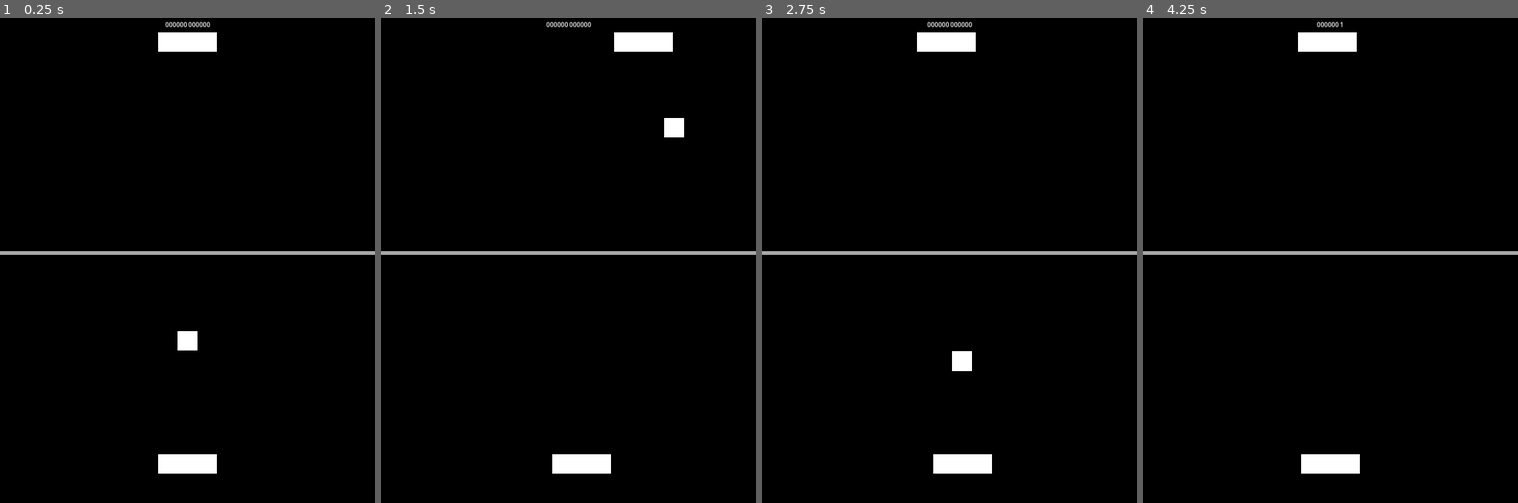
Above: before the commit, frames 1-4 (left to right).
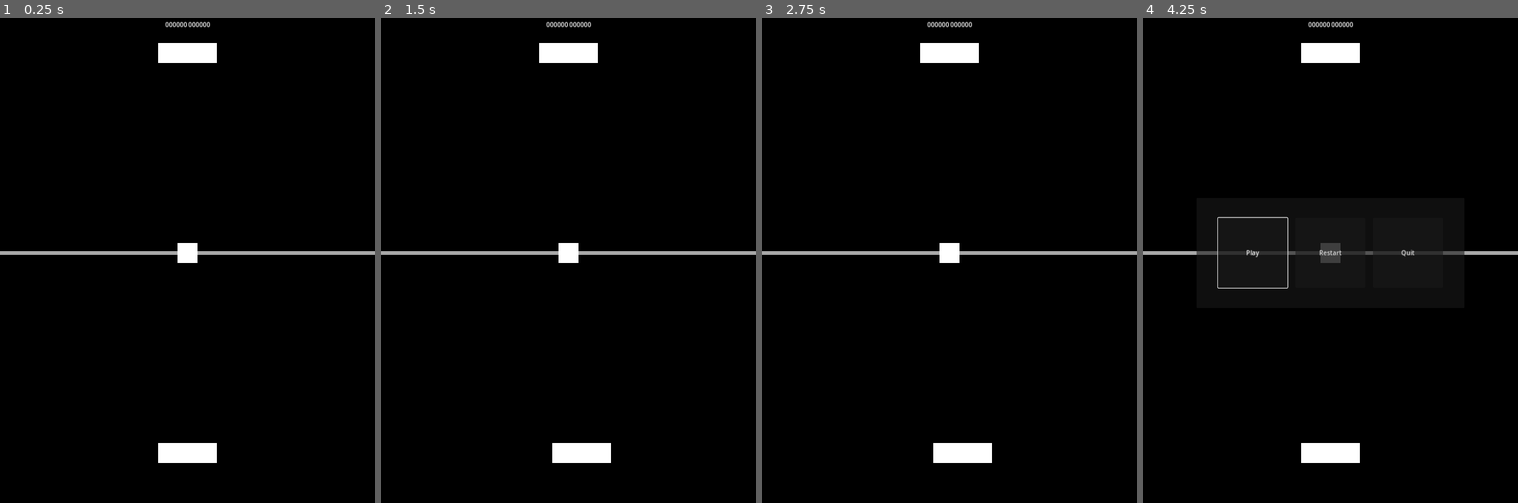
Above: after the commit, the same moments.

Repository: AlixBarreaux/pong-bup
Game: Godot game, scene res://scenes/game.tscn
Two runs of this game, one before a commit and one after it. Both use one fixed random seed, a clock stepped at 60 frames per second and the inputs below.
Inputs (mouse positions are in pixels of both pictures, inside the frame that each line leads up to):
- Up to frame 1 (0.25 s): no input
- Up to frame 2 (1.5 s): tap Enter at 0.5 s; move the mouse to (651, 226) at 0.52 s; hold D (move_right) 0.53-1.28 s; click (651, 226) at 0.67 s; move the mouse to (493, 279) at 1.27 s; hold A (move_left) from 1.28 s (still down)
- Up to frame 3 (2.75 s): move the mouse to (987, 144) at 2.02 s; release A (move_left) at 2.03 s; hold D (move_right) from 2.03 s (still down)
- Up to frame 4 (4.25 s): move the mouse to (1311, 352) at 2.77 s; click (1311, 352) at 2.92 s; move the mouse to (1443, 328) at 3.52 s; release D (move_right) at 3.53 s; hold A (move_left) from 3.53 s (still down); tap Escape (ui_pause, bound only after the commit) at 4.15 s

The runs differ from the first frame. In frame 1, 1.8% of the frame differs, in the area x 42-58%, y 2-94%; in frame 2, 2.4%; in frame 3, 1.9%; in frame 4, 2.5%, in the area x 14-86%, y 0-94%.

Commit message:
Feat: Add pause menu + reset
Add PauseMenuUI with basic buttons.
Level emits signal new_game_started. Ball and Paddle reset their position and stop moving. (Incomplete) RoundReadyTimer then emits round_ready signal. On timeout, then BallLaunchAuthorizationTimer ball_launched_authorized signal is emitted.
When RestartButton is clicked in PauseMenuUI new_game_started is emitted which then causes the chain reaction explained above.

Diff:
--- a/autoloads/events.gd
+++ b/autoloads/events.gd
@@ -2,9 +2,8 @@
 #class_name Events
 
 
-signal game_started
-
+signal new_game_started
 signal round_ready
+signal round_started
 signal ball_launch_authorized
-
 signal goal_scored(last_hit_by_team_id: int, cage_owner_team_id: int, value: int)
--- a/project.godot
+++ b/project.godot
@@ -41,6 +41,12 @@
 
 [input]
 
+ui_pause={
+"deadzone": 0.5,
+"events": [Object(InputEventKey,"resource_local_to_scene":false,"resource_name":"","device":-1,"window_id":0,"alt_pressed":false,"shift_pressed":false,"ctrl_pressed":false,"meta_pressed":false,"pressed":false,"keycode":0,"physical_keycode":4194305,"key_label":0,"unicode":0,"echo":false,"script":null)
+, Object(InputEventKey,"resource_local_to_scene":false,"resource_name":"","device":-1,"window_id":0,"alt_pressed":false,"shift_pressed":false,"ctrl_pressed":false,"meta_pressed":false,"pressed":false,"keycode":0,"physical_keycode":80,"key_label":0,"unicode":112,"echo":false,"script":null)
+]
+}
 move_left={
 "deadzone": 0.5,
 "events": [Object(InputEventKey,"resource_local_to_scene":false,"resource_name":"","device":-1,"window_id":0,"alt_pressed":false,"shift_pressed":false,"ctrl_pressed":false,"meta_pressed":false,"pressed":false,"keycode":0,"physical_keycode":65,"key_label":0,"unicode":113,"echo":false,"script":null)
--- a/scenes/game.tscn
+++ b/scenes/game.tscn
@@ -1,7 +1,8 @@
-[gd_scene load_steps=3 format=3 uid="uid://76puc44qif6i"]
+[gd_scene load_steps=4 format=3 uid="uid://76puc44qif6i"]
 
 [ext_resource type="PackedScene" uid="uid://b5fu161rra3ly" path="res://scenes/level.tscn" id="1_jqskf"]
 [ext_resource type="PackedScene" uid="uid://dxqeqvd26m2pd" path="res://scenes/ui/scoring_ui.tscn" id="2_17fjh"]
+[ext_resource type="PackedScene" uid="uid://c80x5s0ow3ol3" path="res://scenes/ui/pause_menu_ui.tscn" id="3_waqb3"]
 
 [node name="Game" type="Node"]
 
@@ -10,3 +11,5 @@
 [node name="CanvasLayer" type="CanvasLayer" parent="."]
 
 [node name="HBoxContainer" parent="CanvasLayer" instance=ExtResource("2_17fjh")]
+
+[node name="PauseMenuUI" parent="CanvasLayer" instance=ExtResource("3_waqb3")]
--- a/scenes/level.tscn
+++ b/scenes/level.tscn
@@ -1,5 +1,6 @@
-[gd_scene load_steps=9 format=3 uid="uid://b5fu161rra3ly"]
+[gd_scene load_steps=10 format=3 uid="uid://b5fu161rra3ly"]
 
+[ext_resource type="Script" path="res://scripts/level.gd" id="1_b64sh"]
 [ext_resource type="Script" path="res://scripts/arena_center.gd" id="1_gqqxv"]
 [ext_resource type="PackedScene" uid="uid://co0udj3q0ck3u" path="res://scenes/actors/paddles/paddle_player.tscn" id="2_7ttb3"]
 [ext_resource type="PackedScene" uid="uid://4gg6y2e5gugh" path="res://scenes/arena_boundaries.tscn" id="2_htsoi"]
@@ -10,6 +11,7 @@
 [ext_resource type="PackedScene" uid="uid://c03axt3dwkmrc" path="res://scenes/ball_launch_authorization_timer.tscn" id="7_mn8km"]
 
 [node name="Level" type="Node2D"]
+script = ExtResource("1_b64sh")
 
 [node name="ArenaCenter" type="Marker2D" parent="."]
 position = Vector2(480, 640)
@@ -26,17 +28,18 @@
 
 [node name="Balls" type="Node2D" parent="Actors"]
 
-[node name="Ball" parent="Actors/Balls" node_paths=PackedStringArray("arena_center") instance=ExtResource("3_jv0rx")]
+[node name="Ball" parent="Actors/Balls" instance=ExtResource("3_jv0rx")]
 position = Vector2(480, 640)
-arena_center = NodePath("../../../ArenaCenter")
 
 [node name="Paddles" type="Node2D" parent="Actors"]
 
 [node name="PaddlePlayer" parent="Actors/Paddles" instance=ExtResource("2_7ttb3")]
 position = Vector2(480, 1180)
+team_id = 1
 
 [node name="PaddleAI" parent="Actors/Paddles" instance=ExtResource("5_byl24")]
 position = Vector2(480, 100)
+team_id = 2
 
 [node name="GoalDetectors" parent="." node_paths=PackedStringArray("balls") instance=ExtResource("3_kh5r0")]
 balls = NodePath("../Actors/Balls")
--- /dev/null
+++ b/scenes/ui/pause_menu_ui.tscn
@@ -0,0 +1,72 @@
+[gd_scene load_steps=3 format=3 uid="uid://c80x5s0ow3ol3"]
+
+[ext_resource type="Script" path="res://scripts/ui/pause_menu_ui.gd" id="1_fc4fp"]
+[ext_resource type="PackedScene" uid="uid://cwu8msxj23f2y" path="res://scenes/ui/restart_button.tscn" id="2_2i1e5"]
+
+[node name="PauseMenuUI" type="Control" node_paths=PackedStringArray("first_element_to_grab_focus")]
+process_mode = 3
+layout_mode = 3
+anchors_preset = 15
+anchor_right = 1.0
+anchor_bottom = 1.0
+grow_horizontal = 2
+grow_vertical = 2
+script = ExtResource("1_fc4fp")
+first_element_to_grab_focus = NodePath("Panel/Container/ResumeButton")
+
+[node name="Panel" type="Panel" parent="."]
+layout_mode = 1
+anchors_preset = 8
+anchor_left = 0.5
+anchor_top = 0.5
+anchor_right = 0.5
+anchor_bottom = 0.5
+offset_left = -343.0
+offset_top = -141.0
+offset_right = 343.0
+offset_bottom = 141.0
+grow_horizontal = 2
+grow_vertical = 2
+
+[node name="Container" type="HBoxContainer" parent="Panel"]
+layout_mode = 1
+anchors_preset = -1
+anchor_left = 0.08
+anchor_top = 0.181
+anchor_right = 0.92
+anchor_bottom = 0.819
+offset_left = 0.119995
+offset_top = -0.0420036
+offset_right = -0.119995
+offset_bottom = 0.0419769
+grow_horizontal = 2
+grow_vertical = 2
+theme_override_constants/separation = 20
+alignment = 1
+
+[node name="ResumeButton" type="Button" parent="Panel/Container"]
+layout_mode = 2
+size_flags_horizontal = 3
+focus_neighbor_left = NodePath("../QuitButton")
+focus_neighbor_top = NodePath("../QuitButton")
+focus_neighbor_right = NodePath("../RestartButton")
+focus_neighbor_bottom = NodePath("../RestartButton")
+focus_next = NodePath("../RestartButton")
+focus_previous = NodePath("../RestartButton")
+text = "Play"
+
+[node name="RestartButton" parent="Panel/Container" instance=ExtResource("2_2i1e5")]
+layout_mode = 2
+
+[node name="QuitButton" type="Button" parent="Panel/Container"]
+layout_mode = 2
+size_flags_horizontal = 3
+focus_neighbor_left = NodePath("../RestartButton")
+focus_neighbor_top = NodePath("../RestartButton")
+focus_neighbor_right = NodePath("../ResumeButton")
+focus_neighbor_bottom = NodePath("../ResumeButton")
+focus_next = NodePath("../ResumeButton")
+focus_previous = NodePath("../RestartButton")
+text = "Quit"
+
+[connection signal="pressed" from="Panel/Container/ResumeButton" to="." method="_on_resume_button_pressed"]
--- /dev/null
+++ b/scenes/ui/restart_button.tscn
@@ -0,0 +1,16 @@
+[gd_scene load_steps=2 format=3 uid="uid://cwu8msxj23f2y"]
+
+[ext_resource type="Script" path="res://scripts/ui/restart_button.gd" id="1_brwv3"]
+
+[node name="RestartButton" type="Button"]
+size_flags_horizontal = 3
+focus_neighbor_left = NodePath("../ResumeButton")
+focus_neighbor_top = NodePath("../ResumeButton")
+focus_neighbor_right = NodePath("../QuitButton")
+focus_neighbor_bottom = NodePath("../QuitButton")
+focus_next = NodePath("../QuitButton")
+focus_previous = NodePath("../ResumeButton")
+text = "Restart"
+script = ExtResource("1_brwv3")
+
+[connection signal="pressed" from="." to="." method="_on_pressed"]
--- a/scripts/actors/ball.gd
+++ b/scripts/actors/ball.gd
@@ -25,7 +25,25 @@
 	self.direction = Vector2(0.0, 0.0)
 
 
-@export var arena_center: ArenaCenter = null
+func pick_random_kicker() -> void:
+	self.kicker_team_id = randi_range(1, Global.team_count)
+
+
+var initial_position: Vector2 = ViewportCalculations.get_viewport_center_global_position()
+
+func set_global_position_to_initial_position() -> void:
+	self.set_global_position(initial_position)
+
+
+func reset() -> void:
+	print(self.name, ": Reset!")
+	self.set_global_position_to_initial_position()
+	self.pick_random_kicker()
+
+
+func on_new_game_started() -> void:
+	self.stop()
+	self.reset()
 
 
 func on_round_ready() -> void:
@@ -42,8 +60,7 @@
 func on_goal_scored(_last_hit_by_team_id: int, _cage_owner_team_id: int, _value: int) -> void:
 	self.stop()
 	self.hide()
-	self.set_global_position(arena_center.get_global_position())
-
+	self.set_global_position_to_initial_position()
 	self.swap_kicker()
 
 
@@ -52,18 +69,12 @@
 
 
 func _ready() -> void:
-	assert(arena_center != null)
+	randomize()
 
+	Events.new_game_started.connect(on_new_game_started)
 	Events.round_ready.connect(on_round_ready)
 	Events.ball_launch_authorized.connect(on_launch_authorized)
 	Events.goal_scored.connect(on_goal_scored)
-
-	randomize()
-	self.pick_random_kicker()
-	self.launch()
-
-func pick_random_kicker() -> void:
-	self.kicker_team_id = randi_range(1, Global.team_count)
 
 
 signal collided_with_paddle(paddle: Paddle)
--- a/scripts/actors/paddle.gd
+++ b/scripts/actors/paddle.gd
@@ -3,6 +3,7 @@
 
 
 @export var speed: float = 500.0
+@export var team_id: int = 0
 
 @onready var collision_shape_2d: CollisionShape2D = $CollisionShape2D
 @onready var coll_shape: Shape2D = collision_shape_2d.get_shape()
@@ -47,6 +48,33 @@
 	self.direction.x = 0
 
 
+var gap_length_y: float = ViewportCalculations.get_viewport_height() / 10
+var initial_position: Vector2 = Vector2(0.0, 0.0)
+
+func set_global_position_to_initial_position() -> void:
+	self.set_global_position(initial_position)
+
+
+func reset() -> void:
+	self.stop_moving_x()
+	self.set_global_position_to_initial_position()
+
+
+func on_new_game_started() -> void:
+	self.reset()
+
+
+func _ready() -> void:
+	assert(self.team_id > 0)
+
+	Events.new_game_started.connect(on_new_game_started)
+
+	if self.team_id == 1:
+		self.initial_position = Vector2(ViewportCalculations.get_viewport_center_global_position().x, ViewportCalculations.get_viewport_height() - gap_length_y)
+	else:
+		self.initial_position = Vector2(ViewportCalculations.get_viewport_center_global_position().x, gap_length_y)
+
+
 func _physics_process(delta: float) -> void:
 	self.stop_moving_on_arena_boundaries()
 	self.velocity = self.direction * self.speed * delta
--- /dev/null
+++ b/scripts/level.gd
@@ -0,0 +1,6 @@
+extends Node2D
+class_name Level
+
+
+func _ready() -> void:
+	Events.new_game_started.emit()
--- a/scripts/round_ready_timer.gd
+++ b/scripts/round_ready_timer.gd
@@ -6,7 +6,12 @@
 	self.start()
 
 
+func on_new_game_started() -> void:
+	self.start()
+
+
 func _ready() -> void:
+	Events.new_game_started.connect(on_new_game_started)
 	Events.goal_scored.connect(on_goal_scored)
 
 
--- a/scripts/static-utils/viewport_calculations.gd
+++ b/scripts/static-utils/viewport_calculations.gd
@@ -1,4 +1,4 @@
-extends RefCounted
+extends Object
 class_name ViewportCalculations
 
 
@@ -16,3 +16,9 @@
 
 static func get_half_viewport_height() -> float:
 	return get_viewport_height() / 2
+
+
+static func get_viewport_center_global_position() -> Vector2:
+	var x: float = ViewportCalculations.get_half_viewport_width()
+	var y: float = ViewportCalculations.get_half_viewport_height()
+	return Vector2(x, y)
--- /dev/null
+++ b/scripts/ui/pause_menu_ui.gd
@@ -0,0 +1,33 @@
+extends Control
+class_name PauseMenuUI
+
+
+@export var first_element_to_grab_focus: Control = null
+
+
+func on_new_game_started() -> void:
+	self.hide()
+
+
+func _ready() -> void:
+	self.hide()
+	assert(first_element_to_grab_focus != null)
+
+	Events.new_game_started.connect(on_new_game_started)
+
+
+func _unhandled_key_input(_event: InputEvent) -> void:
+	if Input.is_action_just_pressed("ui_pause"):
+		get_tree().get_root().set_input_as_handled()
+		self.set_visible(not self.is_visible())
+
+		if self.is_visible():
+			get_tree().set_pause(true)
+			first_element_to_grab_focus.grab_focus()
+		else:
+			get_tree().set_pause(false)
+
+
+func _on_resume_button_pressed() -> void:
+	self.set_visible(false)
+	get_tree().set_pause(false)
--- /dev/null
+++ b/scripts/ui/restart_button.gd
@@ -0,0 +1,7 @@
+extends Button
+class_name RestartButton
+
+
+func _on_pressed() -> void:
+	Events.new_game_started.emit()
+	get_tree().set_pause(false)
